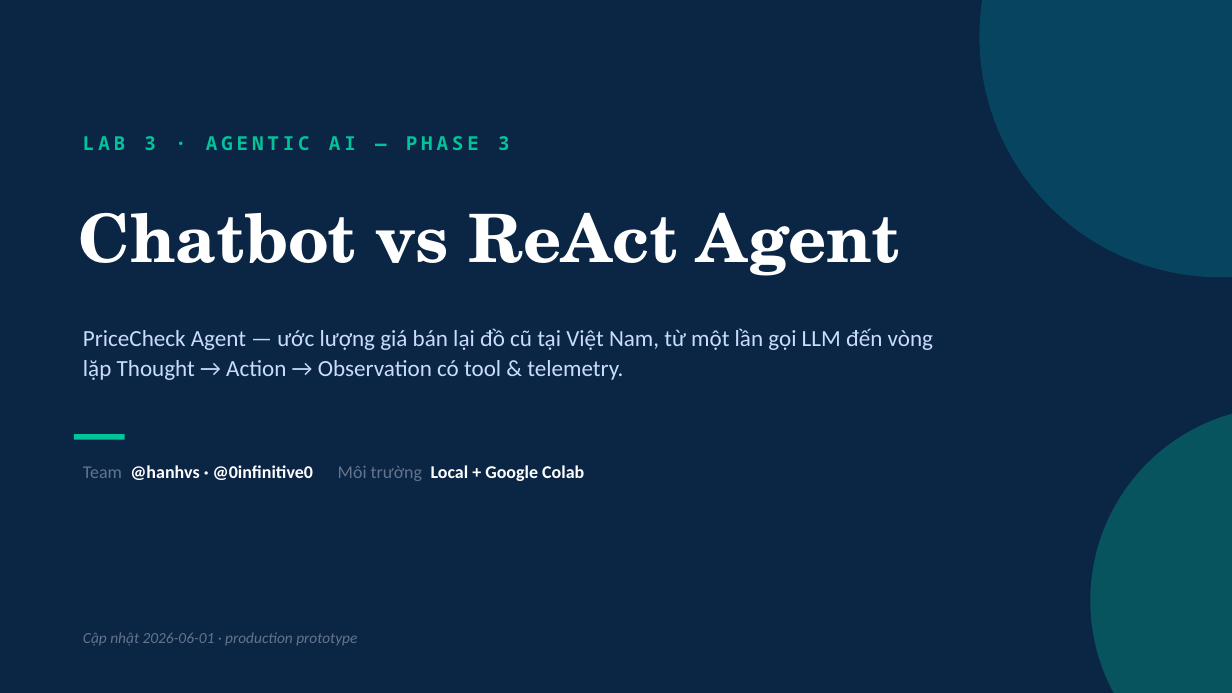
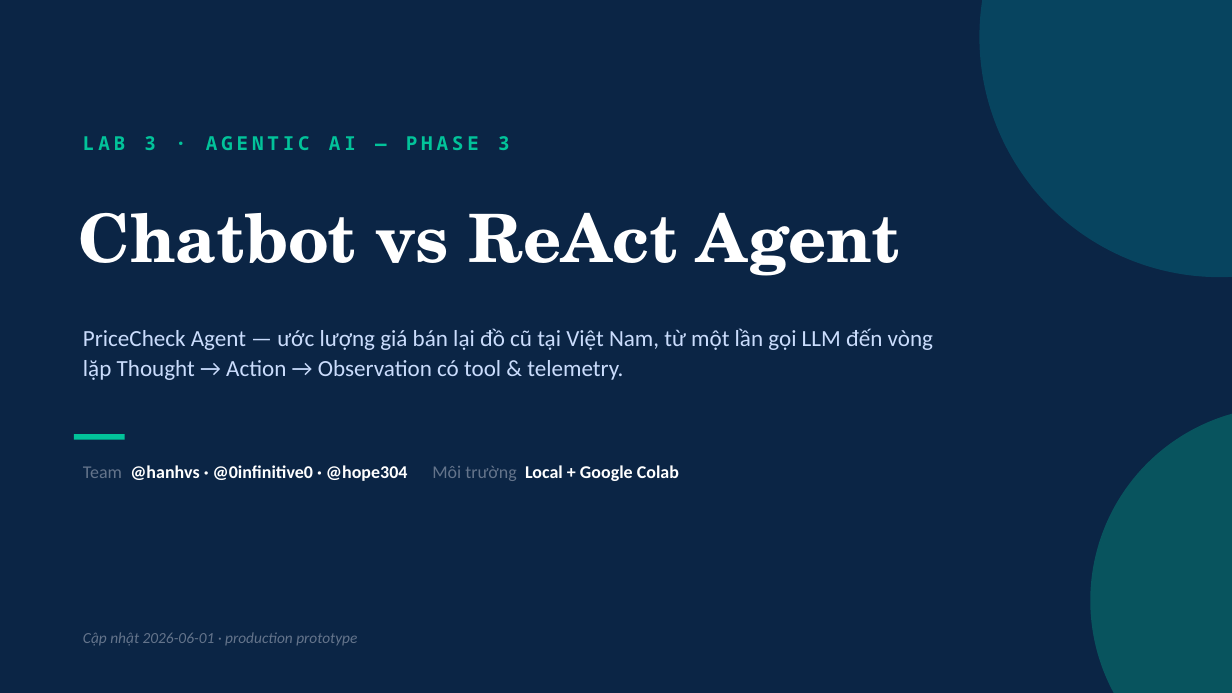
Before and after one commit to hanhvs/day03_2A202600722, a slide deck: slide 1 of docs/Lab3_Chatbot_vs_ReAct_Agent.pptx. Drawn at 1232x693 pixels with LibreOffice and Linux fonts; fonts in the diff are those of the drawing. Boxes give left, top, right and bottom in pixels: in the first picture for what was removed or moved away, otherwise in the second. Text is boxed around its words. In the diff, an @@ line names an element or a change of style, - is before the commit and + after.

```diff
--- a/docs/Lab3_Chatbot_vs_ReAct_Agent.pptx
+++ b/docs/Lab3_Chatbot_vs_ReAct_Agent.pptx
@@ text at <box>83,465,679,481</box>: text changed @@
-Team @hanhvs · @0infinitive0 Môi trường Local + Google Colab
+Team @hanhvs · @0infinitive0 · @hope304 Môi trường Local + Google Colab
```
Also in this commit, not shown: 2 other files.
